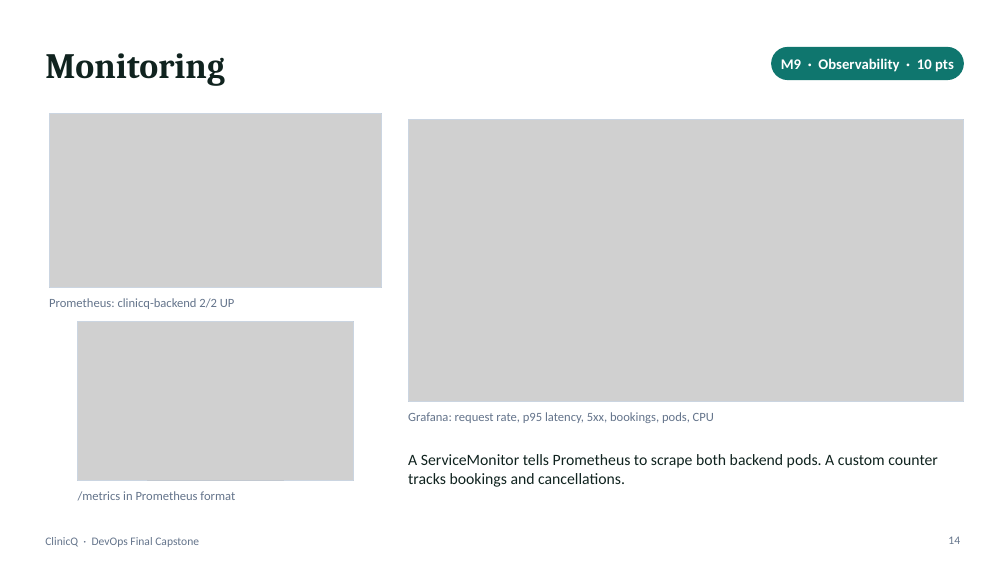
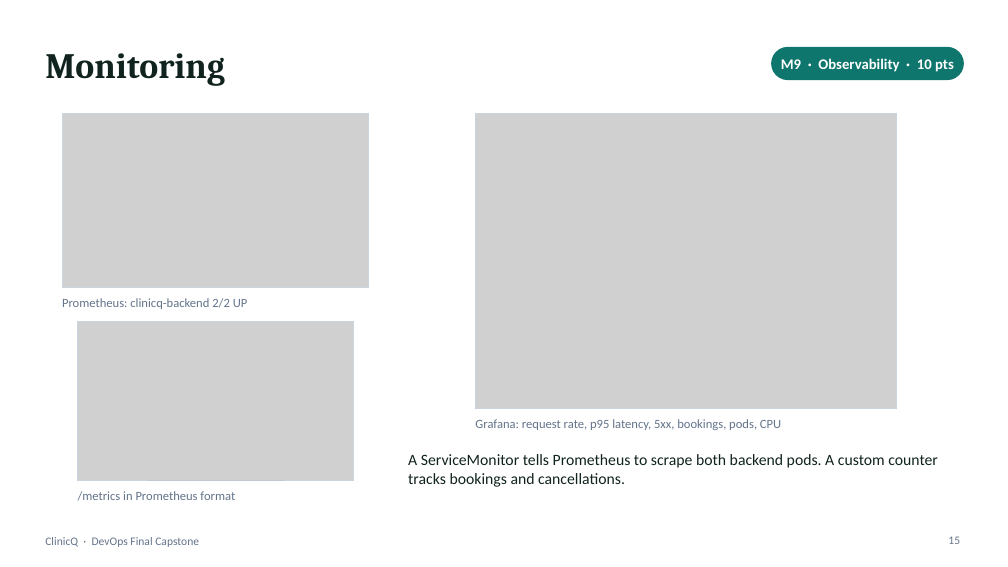
Before and after one commit to Aryan-Bhendarkar/ClinicQ, a slide deck: slide 15 of demo/ClinicQ-DevOps-Capstone.pptx (slide 14 before the commit). Drawn at 1008x567 pixels with LibreOffice and Linux fonts; fonts in the diff are those of the drawing; grey boxes stand for pictures. Boxes give left, top, right and bottom in pixels: in the first picture for what was removed or moved away, otherwise in the second. Text is boxed around its words. In the diff, an @@ line names an element or a change of style, - is before the commit and + after.

```diff
--- a/demo/ClinicQ-DevOps-Capstone.pptx
+++ b/demo/ClinicQ-DevOps-Capstone.pptx
@@ picture: place and size @@
-picture at <box>49,113,382,287</box>
+picture at <box>62,113,369,287</box>
@@ rectangle: place and size @@
-rectangle at <box>49,113,382,287</box>
+rectangle at <box>62,113,369,287</box>
@@ rectangle: place and size @@
-rectangle at <box>408,119,964,402</box>
+rectangle at <box>476,113,897,408</box>
@@ picture: place and size @@
-picture at <box>408,119,964,402</box>
+picture at <box>476,113,897,408</box>
@@ text "Prometheus: clinicq-backend 2/2 UP": place and size @@
-text "Prometheus: clinicq-backend 2/2 UP" at <box>49,298,235,309</box>
+text "Prometheus: clinicq-backend 2/2 UP" at <box>62,298,248,309</box>
@@ text "Grafana: request rate, p95 latency, ...": place and size @@
-text "Grafana: request rate, p95 latency, ..." at <box>408,412,714,423</box>
+text "Grafana: request rate, p95 latency, ..." at <box>475,419,781,430</box>
@@ page number at <box>948,536,960,544</box>: text changed @@
-14
+15
```
Also in this commit, not shown: 4 other slides changed, 1 slide added, 3 other files.
